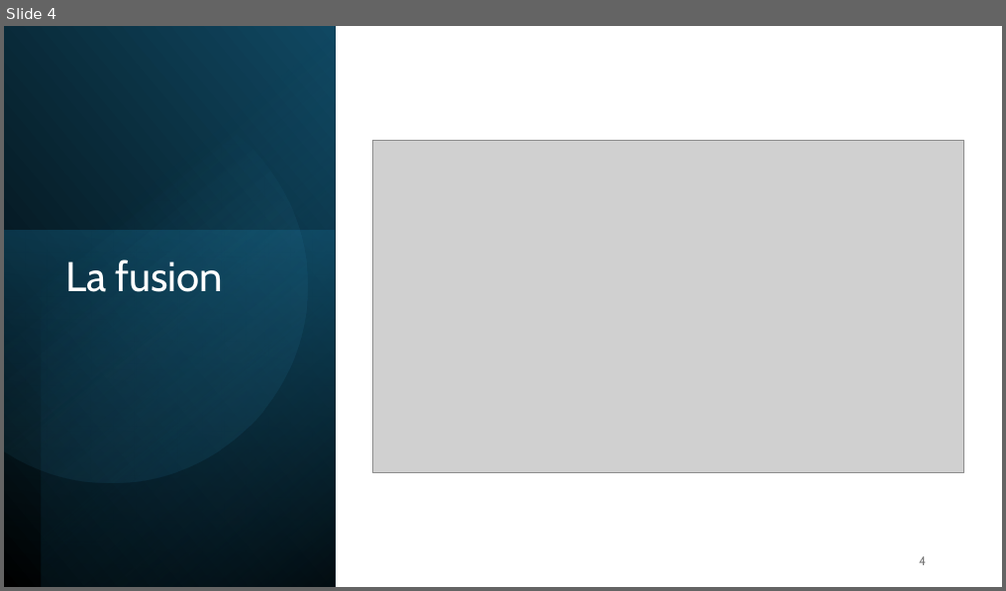
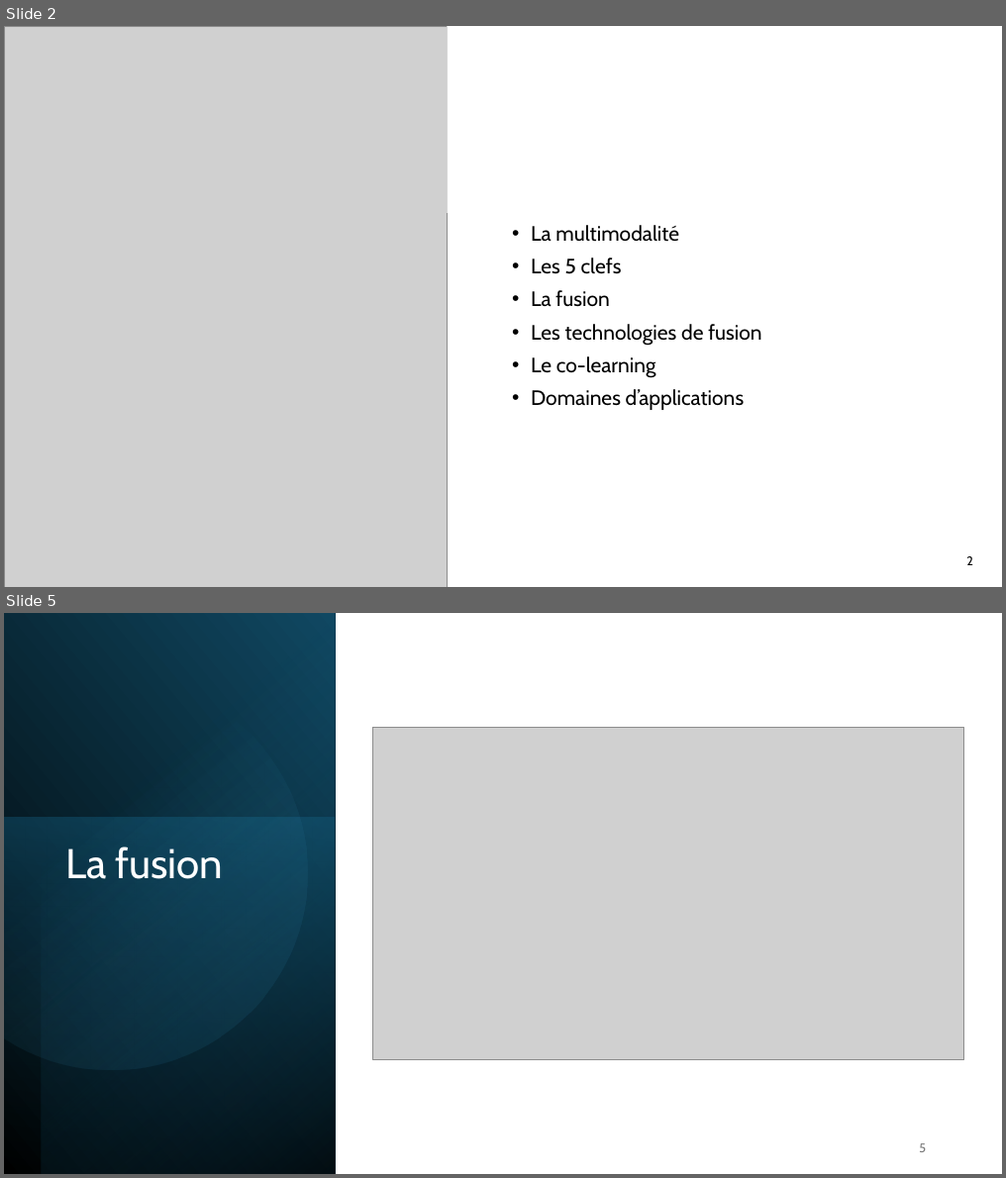
Before and after one commit to IzowRM/Stage-Cetic, a slide deck: Doc Slide/Presentation_du_27_01.pptx. Shown one above the other, each under a label of ours: slide 4 before the commit, slides 2 and 5 after it; the slides between them are not shown. The pictures are 1006x591 and 1006x1178 pixels, drawn with LibreOffice and Linux fonts; fonts in the diff are those of the drawing; grey boxes stand for pictures. Boxes give left, top, right and bottom in pixels: in the first picture for what was removed or moved away, otherwise in the second. Text is boxed around its words. In the diff, an @@ line names an element or a change of style, - is before the commit and + after.

```diff
--- a/Doc Slide/Presentation_du_27_01.pptx
+++ b/Doc Slide/Presentation_du_27_01.pptx
@@ slide 2 added at <box>4,26,1002,587</box>, background #FFFFFF @@
@@ picture added at <box>4,26,448,587</box> @@
@@ rectangle added at <box>448,26,1002,213</box>, fill #FFFFFF @@
@@ text added at <box>531,225,761,410</box>, 20 pt, text #000000 @@
+• La multimodalité
+• Les 5 clefs
+• La fusion
+• Les technologies de fusion
+• Le co-learning
+• Domaines d’applications
@@ page number added at <box>966,557,973,566</box>, 12 pt, text #000000 @@
+2
@@ what was slide 4 is now slide 5 @@
@@ page number at <box>919,1144,926,1153</box>: text changed @@
-4
+5
```
Also in this commit, not shown: 4 slides changed, 1 other slide added, 9 slides removed, 7 other files.
